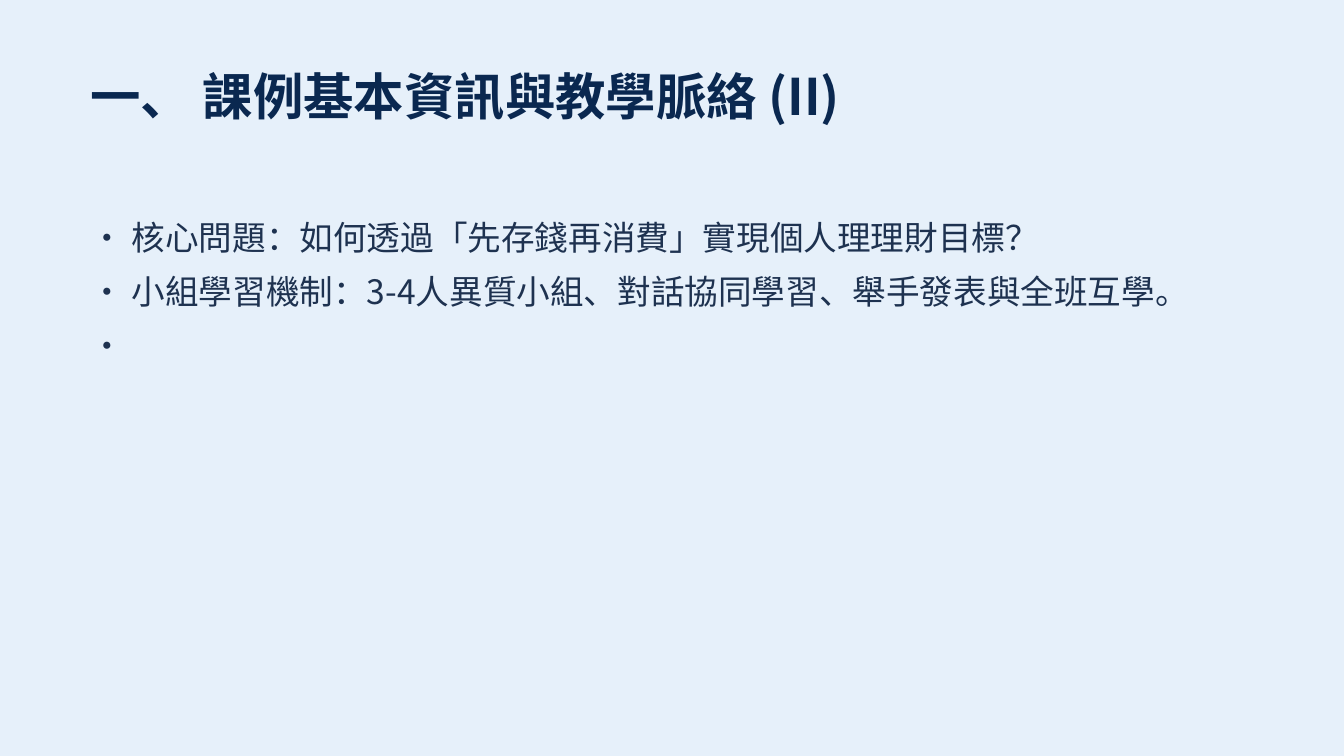
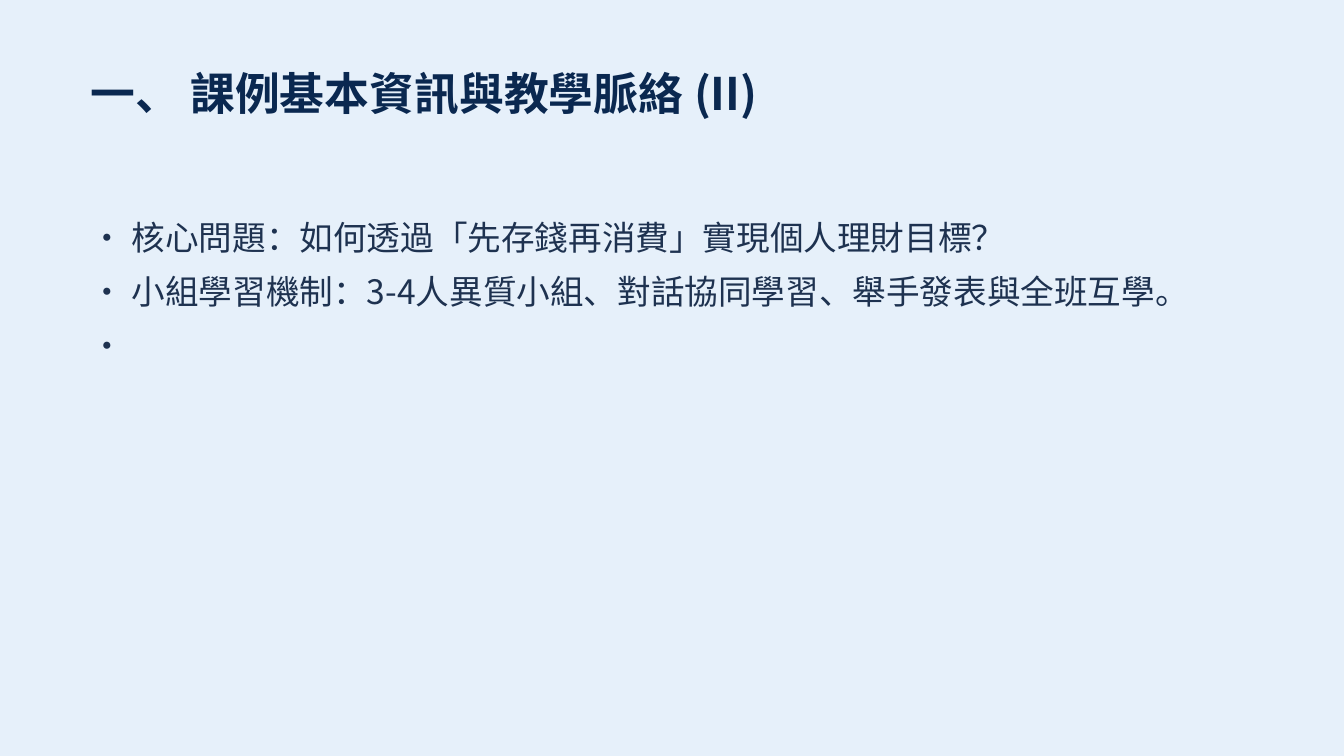
Before and after one commit to sspsapin5566/slc-5th-grade-social-study, a slide deck: slide 3 of output/slides.pptx. Drawn at 1344x756 pixels with LibreOffice and Linux fonts; fonts in the diff are those of the drawing. Boxes give left, top, right and bottom in pixels: in the first picture for what was removed or moved away, otherwise in the second. Text is boxed around its words. In the diff, an @@ line names an element or a change of style, - is before the commit and + after.

Commit message:
style: enlarge body text font size on slide 2+ and correct text/bullet points on slides 3, 6, 8, 9

```diff
--- a/output/slides.pptx
+++ b/output/slides.pptx
@@ text "一、 課例基本資訊與教學脈絡 (II)" at [91, 72, 757, 119]: size 36 to 32 pt @@
@@ text at [132, 221, 1006, 253]: text changed @@
-• 核心問題：如何透過「先存錢再消費」實現個人理理財目標？
+• 核心問題：如何透過「先存錢再消費」實現個人理財目標？
```
Also in this commit, not shown: 5 other slides changed, 3 other files.
